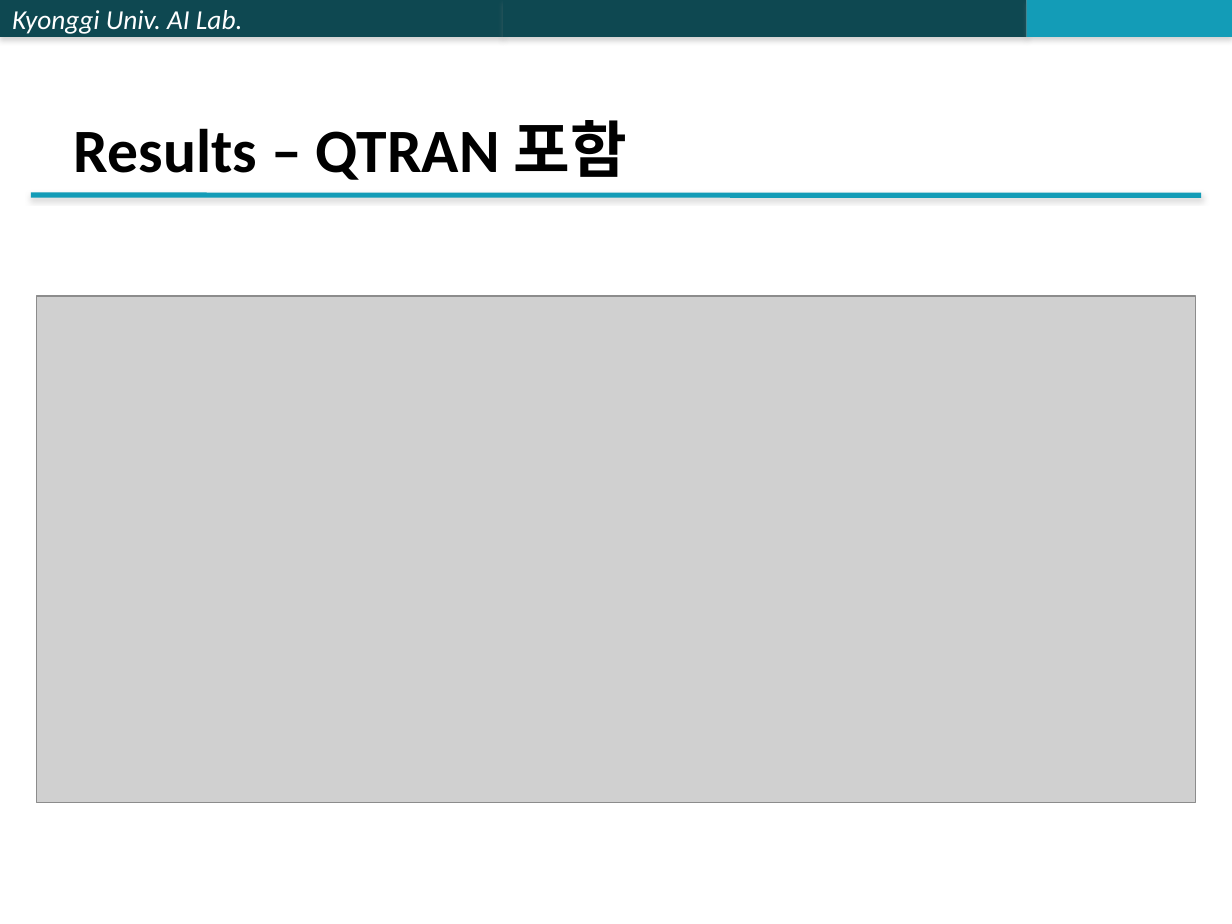
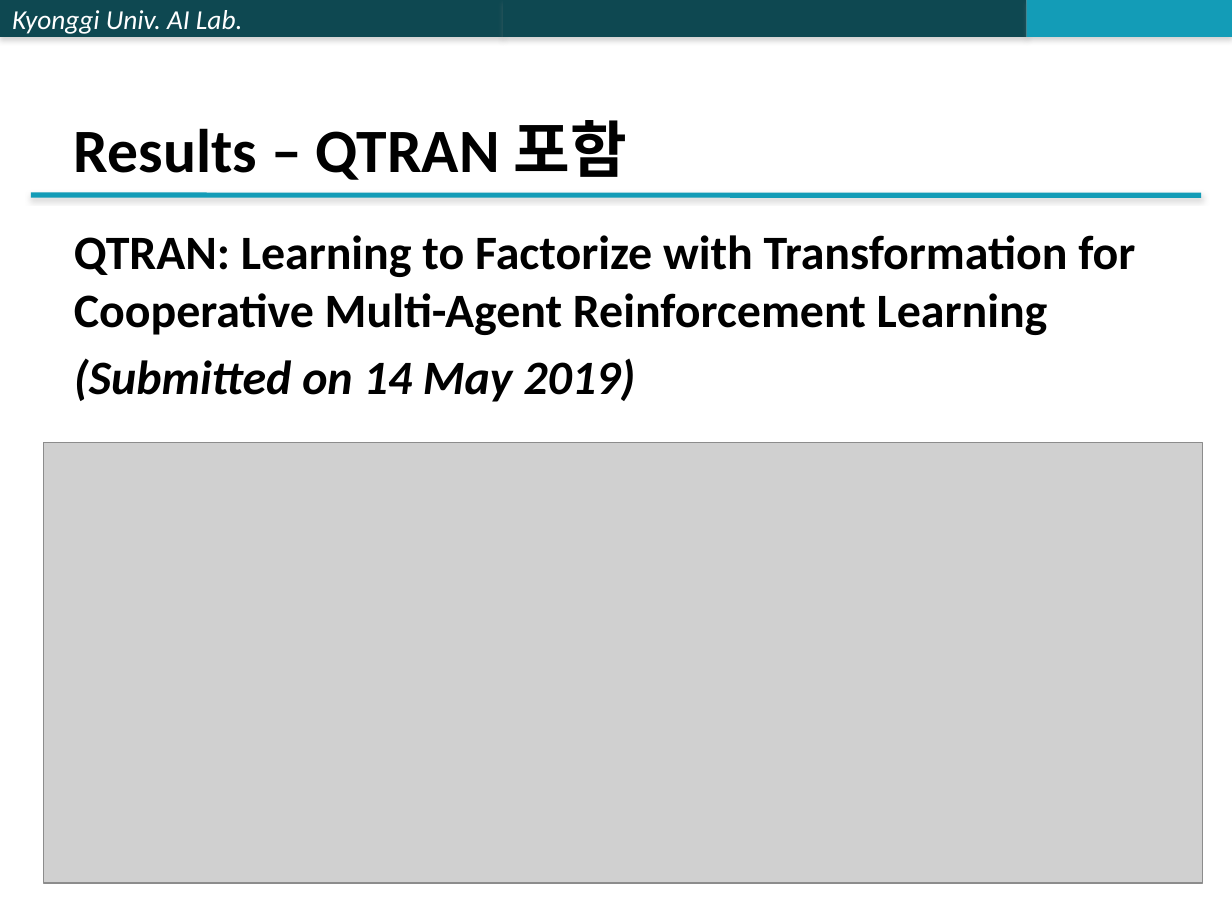
Before and after one commit to jk96491/PapersSeminar, a slide deck: slide 24 of Multi_Agent/PPTX/The StarCraft Multi-Agent Challenge.pptx (slide 26 before the commit). Drawn at 1232x924 pixels with LibreOffice and Linux fonts; fonts in the diff are those of the drawing; grey boxes stand for pictures. Boxes give left, top, right and bottom in pixels: in the first picture for what was removed or moved away, otherwise in the second. Text is boxed around its words. In the diff, an @@ line names an element or a change of style, - is before the commit and + after.

```diff
--- a/Multi_Agent/PPTX/The StarCraft Multi-Agent Challenge.pptx
+++ b/Multi_Agent/PPTX/The StarCraft Multi-Agent Challenge.pptx
@@ text added at (74,235,1135,402), 28 pt, text #000000, bold @@
+QTRAN: Learning to Factorize with Transformation for Cooperative Multi-Agent Reinforcement Learning
+(Submitted on 14 May 2019)
@@ picture: place and size @@
-picture at (37,296,1196,802)
+picture at (43,442,1202,883)
```
Also in this commit, not shown: 3 other slides changed, 2 slides removed.
